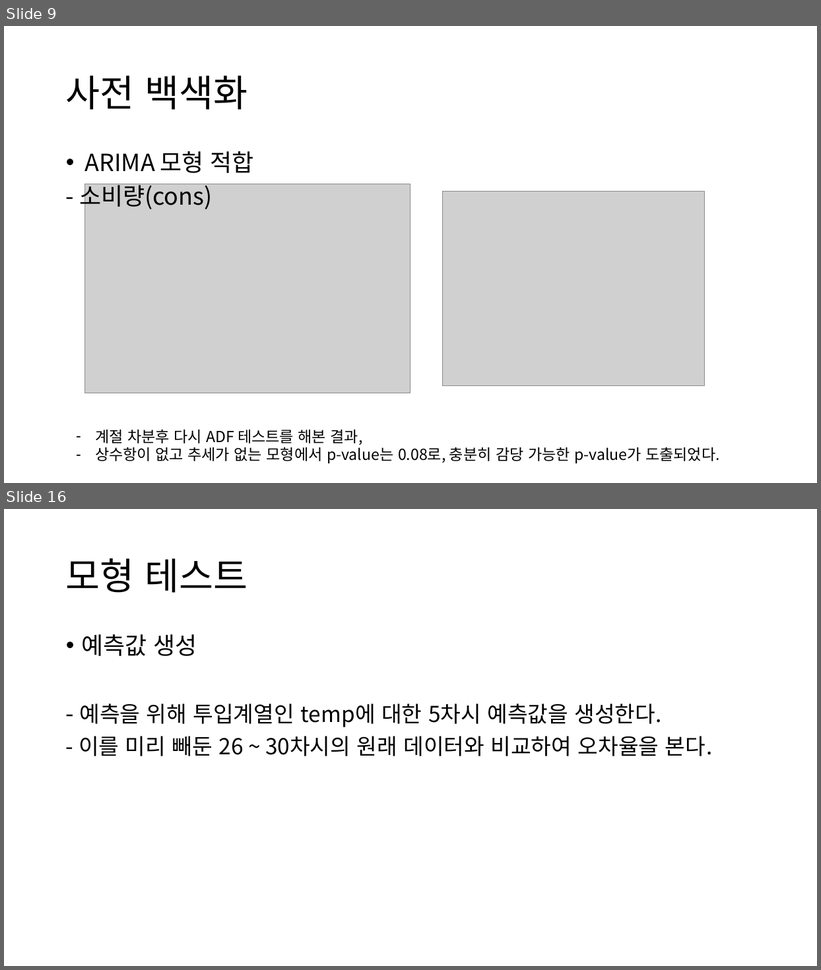
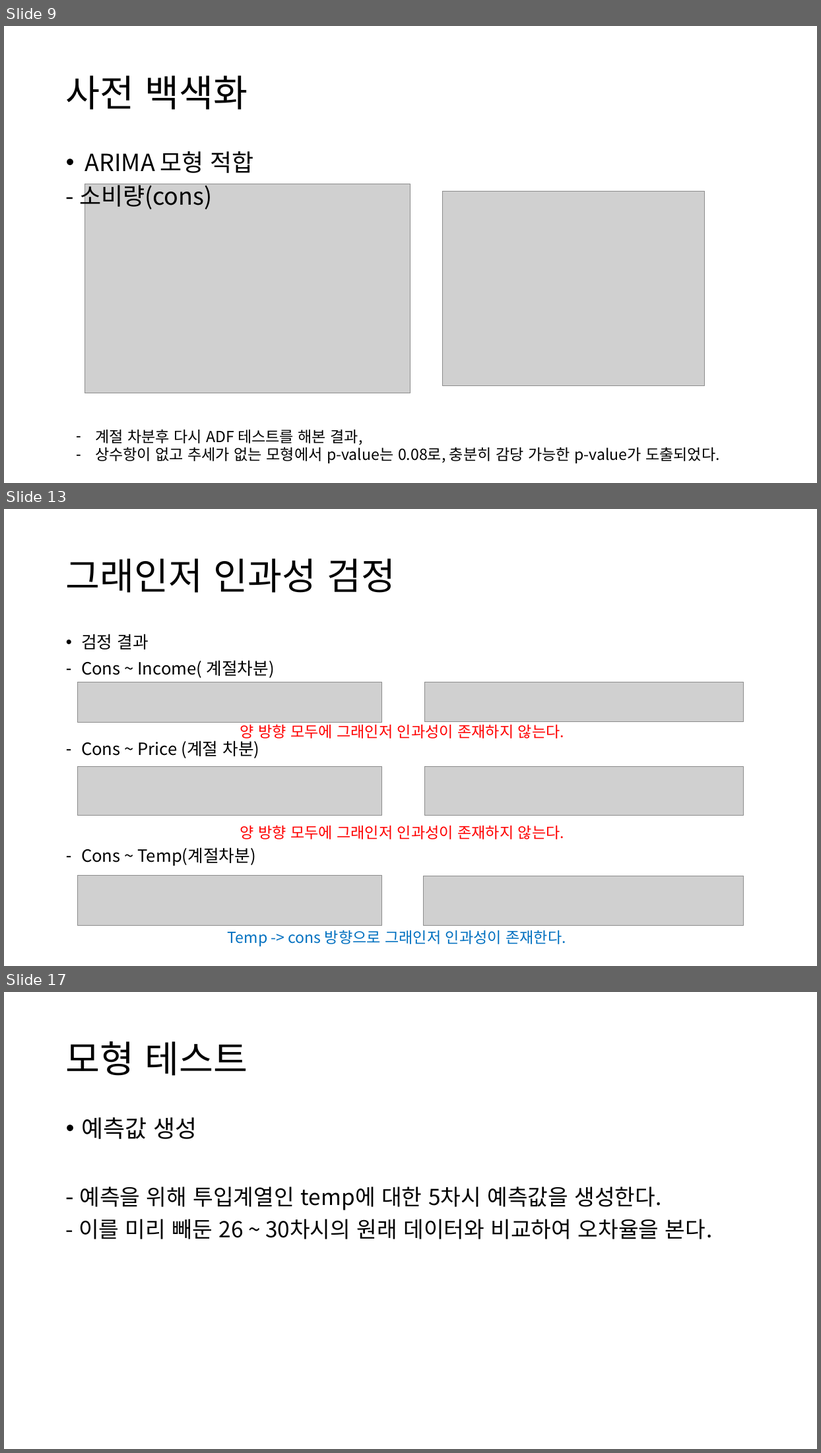
Before and after one commit to neverland251/MainProject, a slide deck: Project/DataMining/ARIMAX_Project/아이스크림 판매량 예측/아이스크림을 왜 먹을까.pptx. Shown one above the other, each under a label of ours: slides 9 and 16 before the commit, slides 9, 13 and 17 after it; the slides between them are not shown. The pictures are 821x970 and 821x1453 pixels, drawn with LibreOffice and Linux fonts; fonts in the diff are those of the drawing; grey boxes stand for pictures. Boxes give left, top, right and bottom in pixels: in the first picture for what was removed or moved away, otherwise in the second. Text is boxed around its words. In the diff, an @@ line names an element or a change of style, - is before the commit and + after.

```diff
--- a/Project/DataMining/ARIMAX_Project/아이스크림 판매량 예측/아이스크림을 왜 먹을까.pptx
+++ b/Project/DataMining/ARIMAX_Project/아이스크림 판매량 예측/아이스크림을 왜 먹을까.pptx
@@ slide 13 added at (x1=4, y1=509, x2=817, y2=966), background #FFFFFF @@
@@ title added at (x1=66, y1=559, x2=395, y2=593), 44 pt, text #000000 @@
+그래인저 인과성 검정
@@ text added at (x1=81, y1=634, x2=274, y2=866), 20 pt, text #000000 @@
+• 검정 결과
+– Cons ~ Income( 계절차분)
+– Cons ~ Price (계절 차분)
+– Cons ~ Temp(계절차분)
@@ picture added at (x1=77, y1=682, x2=382, y2=722) @@
@@ picture added at (x1=425, y1=682, x2=744, y2=722) @@
@@ text added at (x1=240, y1=722, x2=564, y2=739), 18 pt, text #FF0000 @@
+양 방향 모두에 그래인저 인과성이 존재하지 않는다.
@@ picture added at (x1=77, y1=767, x2=382, y2=815) @@
@@ picture added at (x1=425, y1=767, x2=744, y2=815) @@
@@ text added at (x1=240, y1=825, x2=564, y2=840), 18 pt, text #FF0000 @@
+양 방향 모두에 그래인저 인과성이 존재하지 않는다.
@@ picture added at (x1=77, y1=876, x2=382, y2=925) @@
@@ picture added at (x1=424, y1=876, x2=744, y2=925) @@
@@ text added at (x1=228, y1=930, x2=566, y2=947), 18 pt, text #0070C0 @@
+Temp -> cons 방향으로 그래인저 인과성이 존재한다.
@@ what was slide 16 is now slide 17 @@
```
Also in this commit, not shown: 6 slides changed, 1 other slide added, 1 slide removed, 2 other files.
